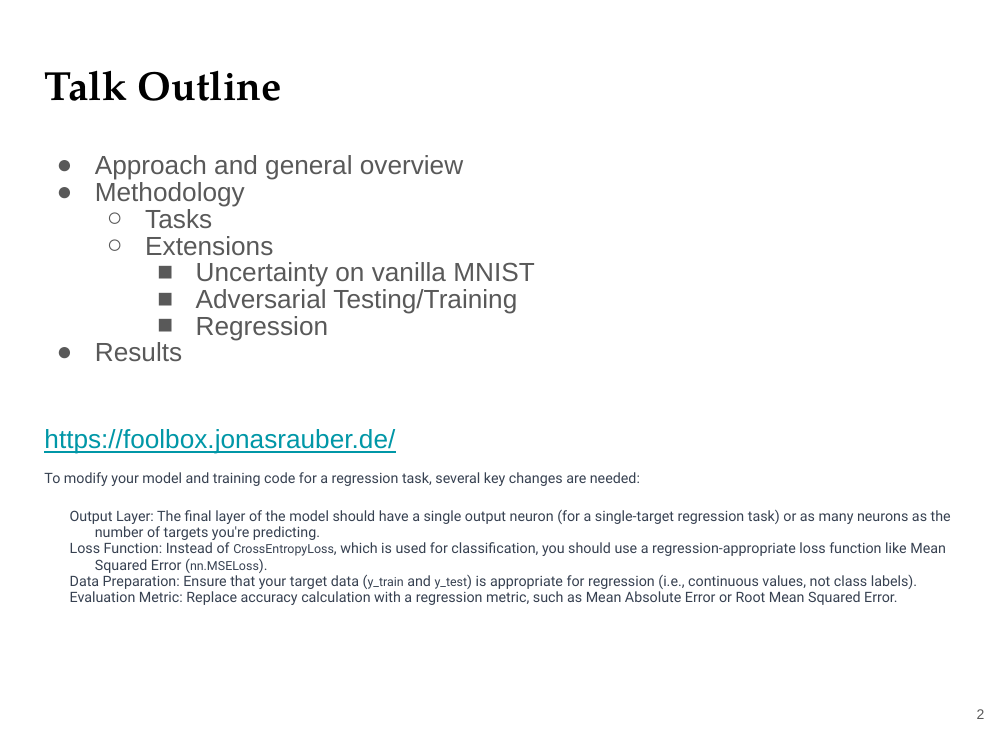
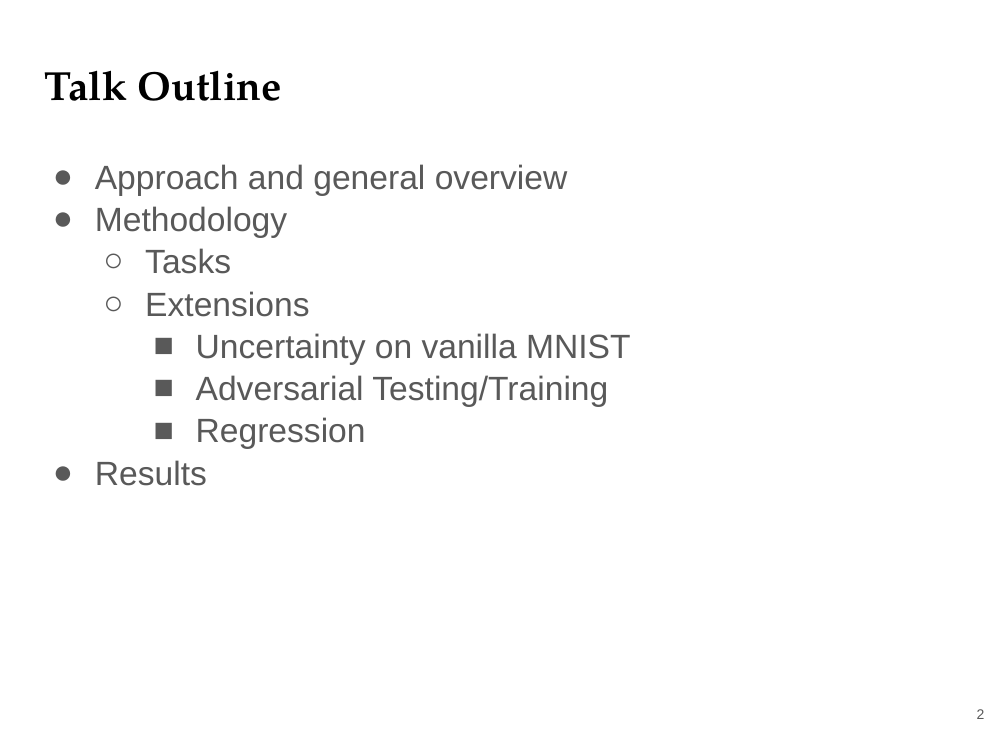
Before and after one commit to ofoofoo/bayesian-nn, a slide deck: slide 2 of Bayesian Neural Network Presentation.pptx. Drawn at 1008x756 pixels with LibreOffice and Linux fonts; fonts in the diff are those of the drawing. Boxes give left, top, right and bottom in pixels: in the first picture for what was removed or moved away, otherwise in the second. Text is boxed around its words. In the diff, an @@ line names an element or a change of style, - is before the commit and + after.

```diff
--- a/Bayesian Neural Network Presentation.pptx
+++ b/Bayesian Neural Network Presentation.pptx
@@ text "Approach and general overview" at (x1=95, y1=164, x2=630, y2=486): size 18.7 to 24 pt; indent changed; line spacing 0.85 to 1.05 @@
@@ text at (x1=44, y1=429, x2=951, y2=605): paragraphs removed @@
-https://foolbox.jonasrauber.de/
-To modify your model and training code for a regression task, several key changes are needed:
-Output Layer: The final layer of the model should have a single output neuron (for a single-target regression task) or as many neurons as the number of targets you're predicting.
-Loss Function: Instead of CrossEntropyLoss, which is used for classification, you should use a regression-appropriate loss function like Mean Squared Error (nn.MSELoss).
-Data Preparation: Ensure that your target data (y_train and y_test) is appropriate for regression (i.e., continuous values, not class labels).
-Evaluation Metric: Replace accuracy calculation with a regression metric, such as Mean Absolute Error or Root Mean Squared Error.
```
Also in this commit, not shown: 1 other slide changed, 1 slide added.
